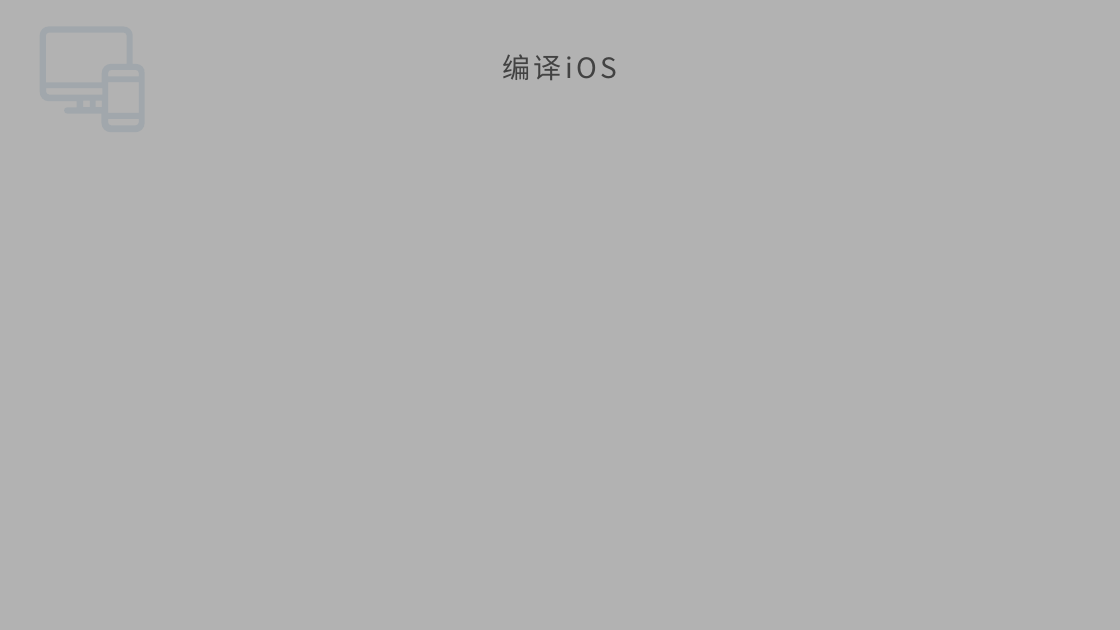
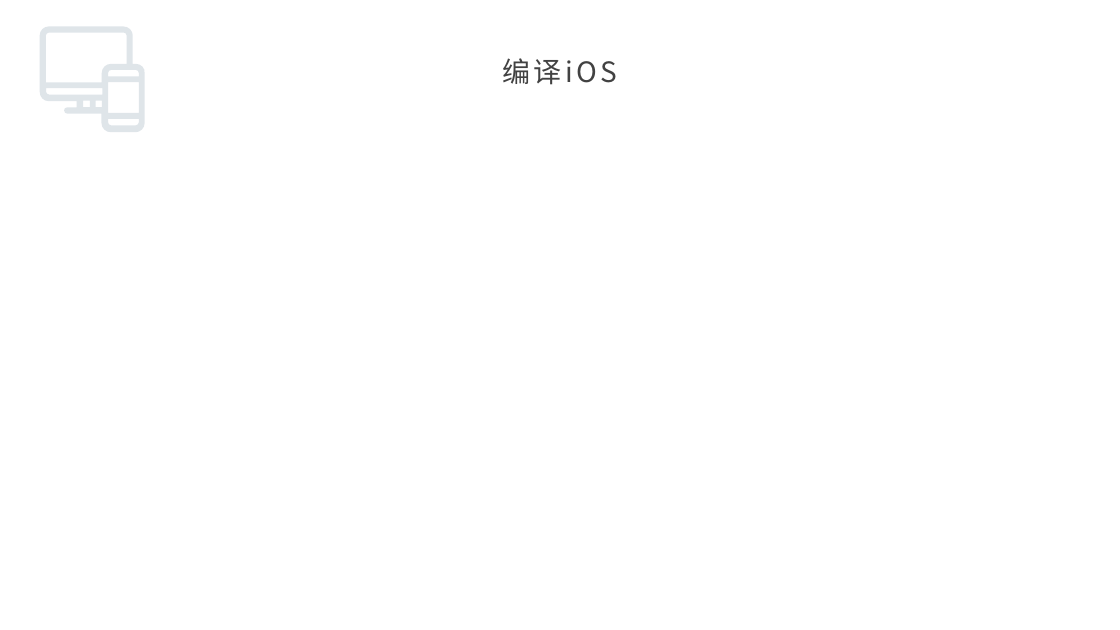
Before and after one commit to maosong-pactera/training, a slide deck: slide 17 of flutter/移动端Flutter_第1课_如何开始工作？.pptx (slide 11 before the commit). Drawn at 1120x630 pixels with LibreOffice and Linux fonts; fonts in the diff are those of the drawing; background and template pictures are left out. Boxes give left, top, right and bottom in pixels: in the first picture for what was removed or moved away, otherwise in the second. Text is boxed around its words. In the diff, an @@ line names an element or a change of style, - is before the commit and + after.

```diff
--- a/flutter/移动端Flutter_第1课_如何开始工作？.pptx
+++ b/flutter/移动端Flutter_第1课_如何开始工作？.pptx
@@ rectangle removed at [0,0,1120,630] @@
@@ title "编译iOS": place and size @@
-title "编译iOS" at [502,54,617,80]
+title "编译iOS" at [502,58,617,85]
```
Also in this commit, not shown: 10 other slides changed, 6 slides added, 4 other files.
